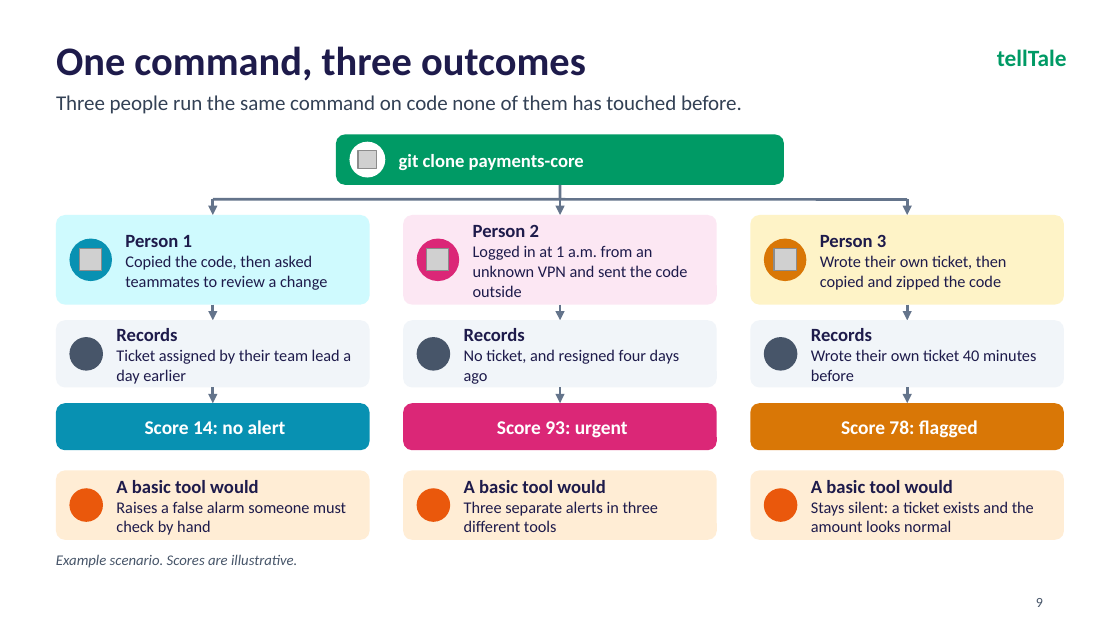
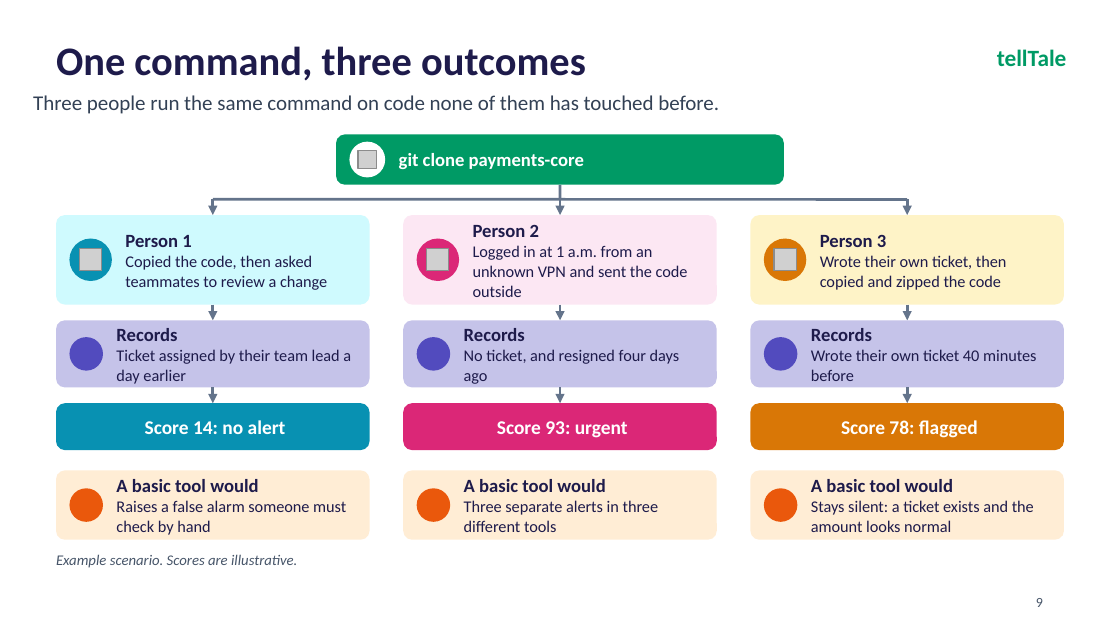
Before and after one commit to aaravgupta0202/telltale, a slide deck: slide 9 of tellTale_CyberForge_Deck.pptx. Drawn at 1120x630 pixels with LibreOffice and Linux fonts; fonts in the diff are those of the drawing; grey boxes stand for pictures; background and template pictures are left out. Boxes give left, top, right and bottom in pixels: in the first picture for what was removed or moved away, otherwise in the second. Text is boxed around its words. In the diff, an @@ line names an element or a change of style, - is before the commit and + after.

```diff
--- a/tellTale_CyberForge_Deck.pptx
+++ b/tellTale_CyberForge_Deck.pptx
@@ text "Three people run the same ..." moved from (x1=56, y1=95, x2=742, y2=114) to (x1=33, y1=95, x2=719, y2=114) @@
@@ text "Three people run the same ..." at (x1=33, y1=95, x2=719, y2=114): indent changed @@
@@ arrow (213, 305) - (213, 320): stroke #64748B 1.75 pt to #64748B 1.76 pt @@
@@ arrow (560, 305) - (560, 320): stroke #64748B 1.75 pt to #64748B 1.76 pt @@
@@ fill #F1F5F9 to #C5C3E9 in 3 elements at (x1=56, y1=320, x2=370, y2=388), (x1=403, y1=320, x2=717, y2=388), (x1=750, y1=320, x2=1064, y2=388) @@
@@ arrow (907, 305) - (907, 320): stroke #64748B 1.75 pt to #64748B 1.76 pt @@
@@ fill #475569 to #524BBE in 3 elements at (x1=69, y1=337, x2=103, y2=371), (x1=417, y1=337, x2=450, y2=371), (x1=764, y1=337, x2=797, y2=371) @@
@@ arrow (213, 388) - (213, 403): stroke #64748B 1.75 pt to #64748B 1.76 pt @@
@@ arrow (560, 388) - (560, 403): stroke #64748B 1.75 pt to #64748B 1.76 pt @@
@@ arrow (907, 388) - (907, 403): stroke #64748B 1.75 pt to #64748B 1.76 pt @@
```
Also in this commit, not shown: 16 other slides changed, 1 other file.
